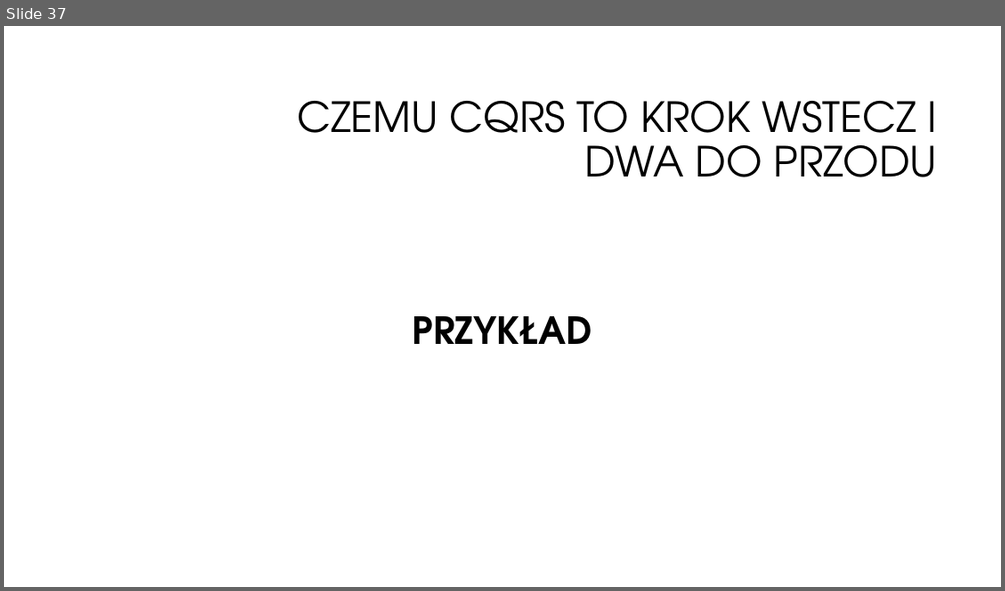
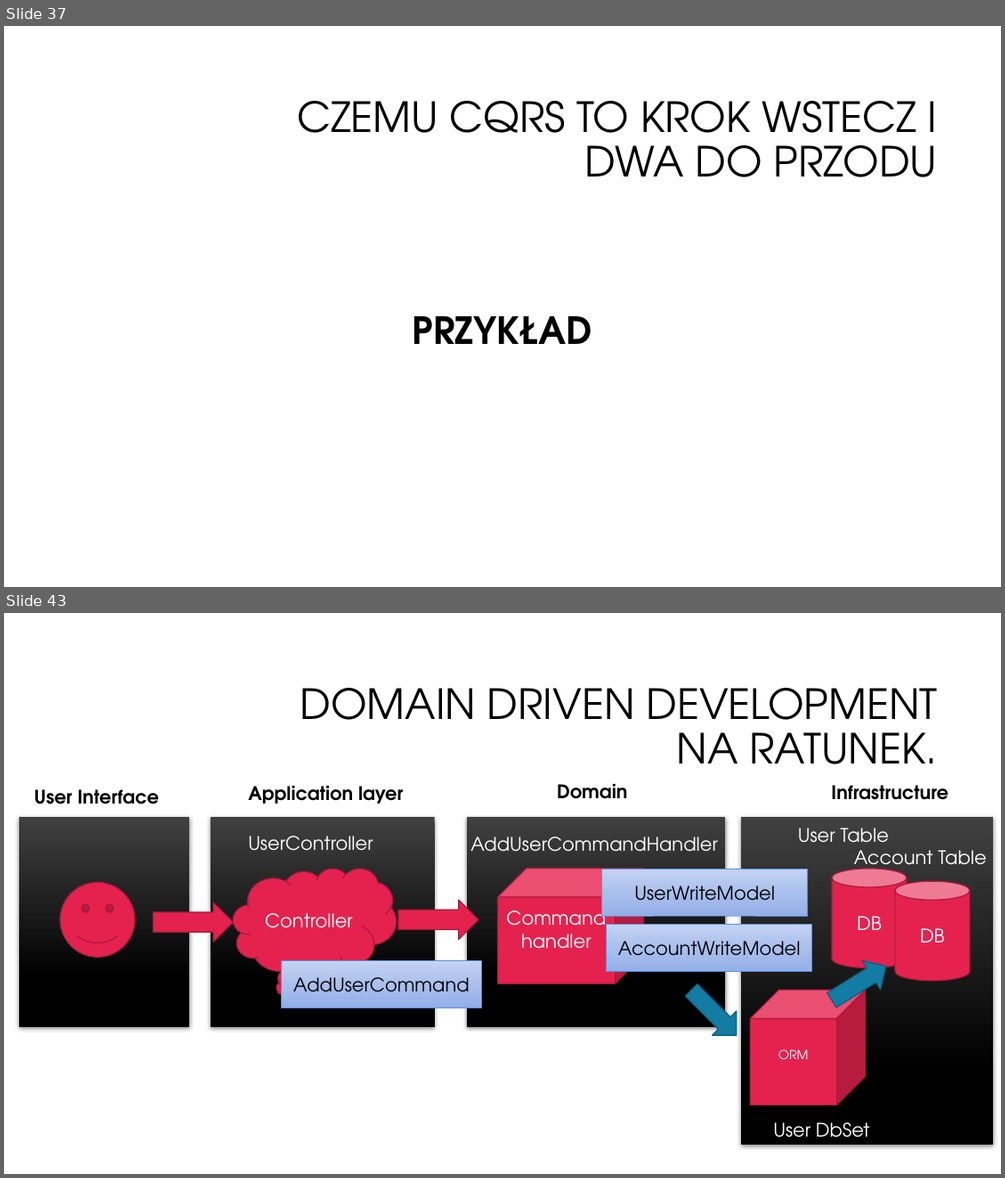
Before and after one commit to oskardudycz/EventSourcing.NetCore, a slide deck: Slides.pptx. Shown one above the other, each under a label of ours: slide 37 before the commit, slides 37 and 43 after it; the slides between them are not shown. The pictures are 1005x591 and 1005x1178 pixels, drawn with LibreOffice and Linux fonts; fonts in the diff are those of the drawing; background and template pictures are left out. Boxes give left, top, right and bottom in pixels: in the first picture for what was removed or moved away, otherwise in the second. Text is boxed around its words. In the diff, an @@ line names an element or a change of style, - is before the commit and + after.

```diff
--- a/Slides.pptx
+++ b/Slides.pptx
@@ slide 43 added at (4, 613, 1001, 1174), background #FFFFFF @@
@@ title added at (300, 688, 938, 764), 40 pt, text #000000 @@
+DOMAIN DRIVEN DEVELOPMENT NA RATUNEK.
@@ text added at (34, 789, 160, 804), 18 pt, text #000000, bold @@
+User Interface
@@ text added at (248, 786, 403, 803), 18 pt, text #000000, bold @@
+Application layer
@@ text added at (557, 784, 627, 799), 18 pt, text #000000, bold @@
+Domain
@@ text added at (831, 785, 948, 800), 18 pt, text #000000, bold @@
+Infrastructure
@@ rectangle added at (19, 817, 189, 1027), fill gradient #414141 to #000000 @@
@@ rectangle added at (210, 817, 435, 1027), fill gradient #414141 to #000000 @@
@@ rectangle added at (467, 817, 725, 1027), fill gradient #414141 to #000000 @@
@@ rectangle added at (741, 817, 994, 1144), fill gradient #414141 to #000000 @@
@@ text added at (248, 835, 372, 850), 18 pt, text #FFFFFF @@
+UserController
@@ text added at (470, 836, 717, 852), 18 pt, text #FFFFFF @@
+AddUserCommandHandler
@@ text added at (798, 827, 889, 851), 18 pt, text #FFFFFF @@
+User Table
@@ text added at (854, 850, 986, 873), 18 pt, text #FFFFFF @@
+Account Table
@@ thought cloud added at (233, 868, 396, 977), fill #E5224E, outline #A9193A 1 pt, 18 pt, text #FFFFFF @@
+Controller
@@ cube added at (498, 868, 643, 983), fill #E5224E, outline #A9193A 1 pt, 18 pt, text #FFFFFF @@
+Command handler
@@ rectangle added at (601, 868, 807, 915), fill gradient #C4D4F5 to #A9BFED to #94B0E9, outline #588FE2 0.75 pt, 18 pt, text #000000 @@
+UserWriteModel
@@ cylinder added at (832, 868, 906, 968), fill #E5224E, outline #A9193A 1 pt, 18 pt, text #FFFFFF @@
+DB
@@ smiley face added at (60, 882, 135, 957), fill #E5224E, outline #A9193A 1 pt @@
@@ right arrow added at (153, 902, 233, 942), fill #E5224E, outline #A9193A 1 pt @@
@@ right arrow added at (398, 900, 478, 940), fill #E5224E, outline #A9193A 1 pt @@
@@ cylinder added at (896, 882, 971, 981), fill #E5224E, outline #A9193A 1 pt, 18 pt, text #FFFFFF @@
+DB
@@ rectangle added at (607, 925, 812, 971), fill gradient #C4D4F5 to #A9BFED to #94B0E9, outline #588FE2 0.75 pt, 18 pt, text #000000 @@
+AccountWriteModel
@@ down arrow added at (822, 951, 895, 1014), fill #127CA4, outline #0D5C79 1 pt @@
@@ rectangle added at (282, 961, 482, 1007), fill gradient #C4D4F5 to #A9BFED to #94B0E9, outline #588FE2 0.75 pt, 18 pt, text #000000 @@
+AddUserCommand
@@ down arrow added at (679, 977, 749, 1047), fill #127CA4, outline #0D5C79 1 pt @@
@@ cube added at (751, 989, 866, 1105), fill #E5224E, outline #A9193A 1 pt, 12 pt, text #FFFFFF @@
+ORM
@@ text added at (773, 1122, 870, 1145), 18 pt, text #FFFFFF @@
+User DbSet
```
Also in this commit, not shown: 1 slide changed, 4 other slides added, 1 slide removed.
